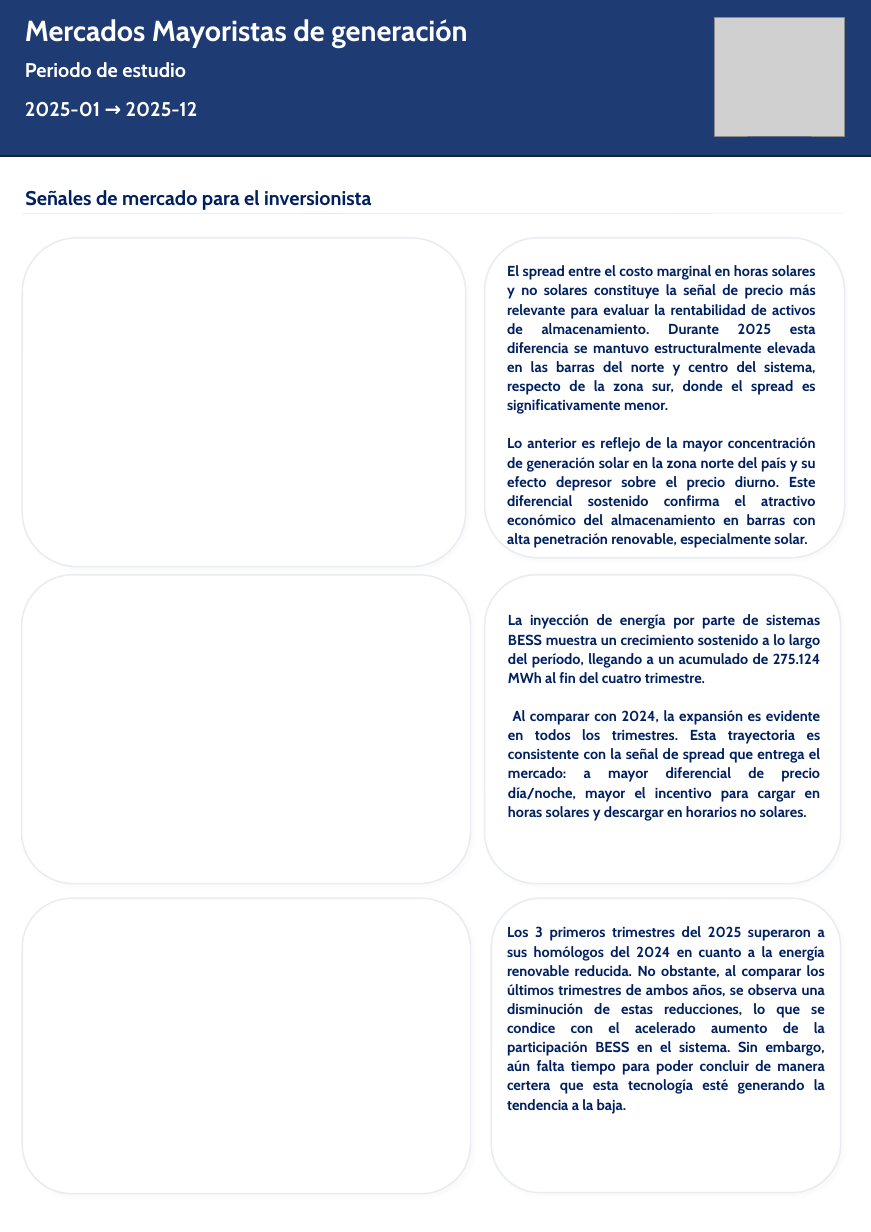
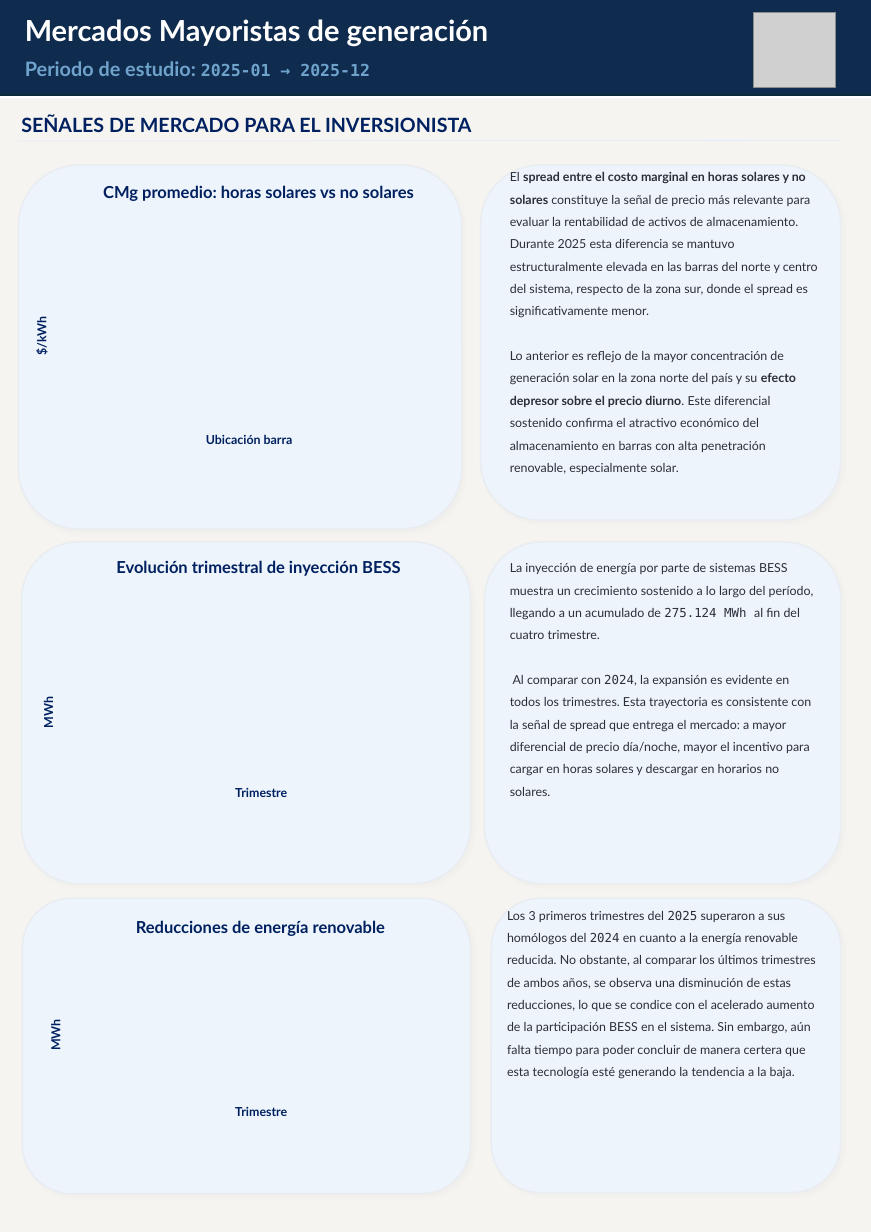
Before and after one commit to Pinzun/reporte_generacion, a slide deck: slide 2 of data/raw/templates/template_reporte.pptx. Drawn at 871x1232 pixels with LibreOffice and Linux fonts; fonts in the diff are those of the drawing; grey boxes stand for pictures; background and template pictures are left out. Boxes give left, top, right and bottom in pixels: in the first picture for what was removed or moved away, otherwise in the second. Text is boxed around its words. In the diff, an @@ line names an element or a change of style, - is before the commit and + after.

```diff
--- a/data/raw/templates/template_reporte.pptx
+++ b/data/raw/templates/template_reporte.pptx
@@ text "Mercados Mayoristas de generación" at box(25, 19, 489, 47): font Cabin to Lato @@
@@ rectangle: place and size @@
-rectangle at box(0, 0, 871, 156)
+rectangle at box(0, 0, 871, 95)
@@ rectangle at box(0, 0, 871, 95): fill #1F3B73 to #0F2B4E @@
@@ picture: place and size @@
-picture at box(715, 18, 845, 136)
+picture at box(753, 13, 836, 87)
@@ text at box(25, 61, 370, 76): text changed; font Cabin to Lato; text colour #FFFFFF to #6FA3CC @@
-2025-01 → 2025-12
+Periodo de estudio: 2025-01 → 2025-12
@@ text removed at box(25, 62, 186, 78) @@
-Periodo de estudio
@@ rectangle added at box(0, 98, 871, 1232), fill #F5F4F0, outline #F5F4F0 1.5 pt @@
@@ text at box(21, 115, 472, 132): text changed; size 19.3 to 19 pt; font Cabin to Lato @@
-Señales de mercado para el inversionista
+SEÑALES DE MERCADO PARA EL INVERSIONISTA
@@ line moved from (22, 214) - (845, 213) to (19, 141) - (841, 140) @@
@@ text "El spread entre el costo ...": place and size @@
-text "El spread entre el costo ..." at box(507, 265, 816, 548)
+text "El spread entre el costo ..." at box(510, 171, 818, 474)
@@ text "El spread entre el costo ..." at box(510, 171, 818, 474): size 14 to 12 pt, font Cabin to Lato, text colour #002060 to #2C2E38; bold off in "El constituye la señal de precio más ...", "Lo anterior es reflejo de la mayor ..."; alignment justified to left; line spacing 1.1 to 1.5 @@
@@ rounded rectangle: place and size @@
-rounded rectangle at box(22, 238, 466, 566)
+rounded rectangle at box(19, 165, 462, 529)
@@ fill #FFFFFF to #EDF4FB in 6 elements at box(491, 899, 840, 1193), box(22, 899, 471, 1194), box(22, 542, 470, 884), box(484, 542, 840, 884), box(19, 165, 462, 529), box(481, 165, 840, 521) @@
@@ rounded rectangle: place and size @@
-rounded rectangle at box(484, 238, 844, 557)
+rounded rectangle at box(481, 165, 840, 521)
@@ text added at box(103, 185, 414, 201), 16 pt, text #002060, bold @@
+CMg promedio: horas solares vs no solares
@@ text added at box(34, 319, 49, 354), 12 pt, text #002060, bold @@
+$/kWh
@@ text added at box(206, 434, 293, 444), 12 pt, text #002060, bold @@
+Ubicación barra
@@ text "La inyección de energía por ...": place and size @@
-text "La inyección de energía por ..." at box(508, 614, 821, 821)
+text "La inyección de energía por ..." at box(510, 563, 814, 796)
@@ text "La inyección de energía por ..." at box(510, 563, 814, 796): size 14 to 12 pt, font Cabin to Lato, text colour #002060 to #2C2E38, bold off; font Cabin to DejaVu Sans Mono in "275.124 MWh", "2024,"; alignment justified to left; line spacing 1.1 to 1.5 @@
@@ rounded rectangle: place and size @@
-rounded rectangle at box(22, 574, 470, 884)
+rounded rectangle at box(22, 542, 470, 884)
@@ text added at box(116, 560, 400, 576), 16 pt, text #002060, bold @@
+Evolución trimestral de inyección BESS
@@ rounded rectangle: place and size @@
-rounded rectangle at box(484, 574, 840, 884)
+rounded rectangle at box(484, 542, 840, 884)
@@ text added at box(41, 700, 56, 727), 12 pt, text #002060, bold @@
+MWh
@@ text added at box(235, 788, 287, 797), 12 pt, text #002060, bold @@
+Trimestre
@@ text "Los 3 primeros trimestres del ...": place and size @@
-text "Los 3 primeros trimestres del ..." at box(507, 926, 825, 1114)
+text "Los 3 primeros trimestres del ..." at box(507, 911, 816, 1079)
@@ text "Los 3 primeros trimestres del ..." at box(507, 911, 816, 1079): size 14 to 12 pt, font Cabin to Lato, text colour #002060 to #2C2E38, bold off; font Cabin to DejaVu Sans Mono in "2025 2024"; alignment justified to left; line spacing 1.1 to 1.5 @@
@@ text added at box(136, 920, 385, 936), 16 pt, text #002060, bold @@
+Reducciones de energía renovable
@@ text added at box(48, 1022, 63, 1049), 12 pt, text #002060, bold @@
+MWh
@@ text added at box(235, 1107, 287, 1116), 12 pt, text #002060, bold @@
+Trimestre
```
Also in this commit, not shown: 2 other slides changed, 15 other files.
